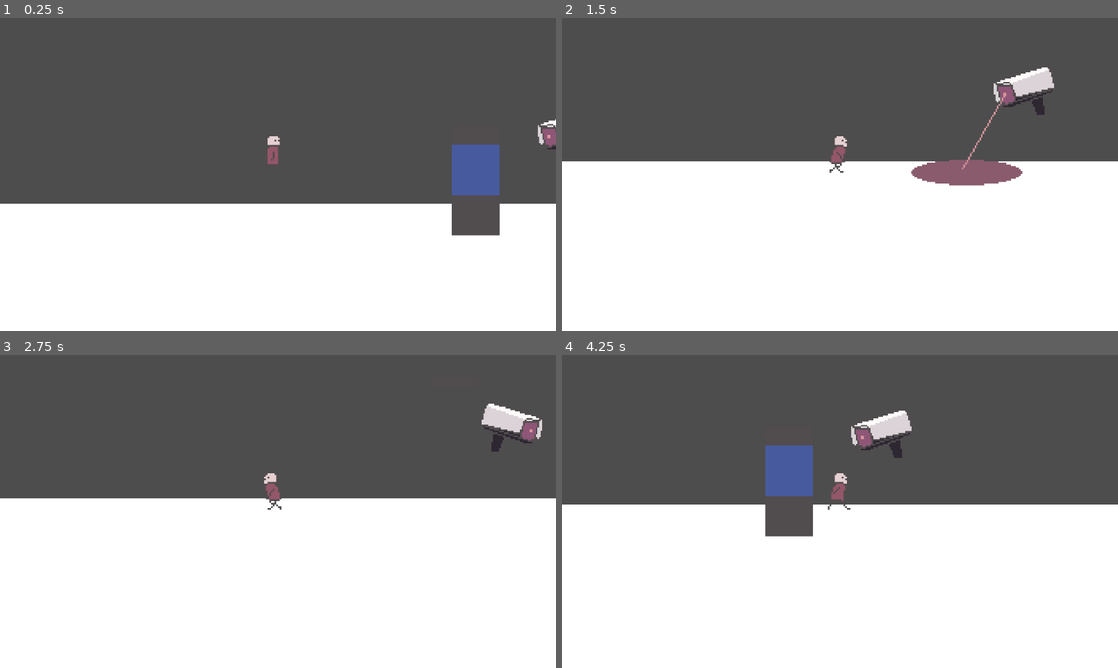
Above: before the commit, frames 1-4 (two rows, left to right).
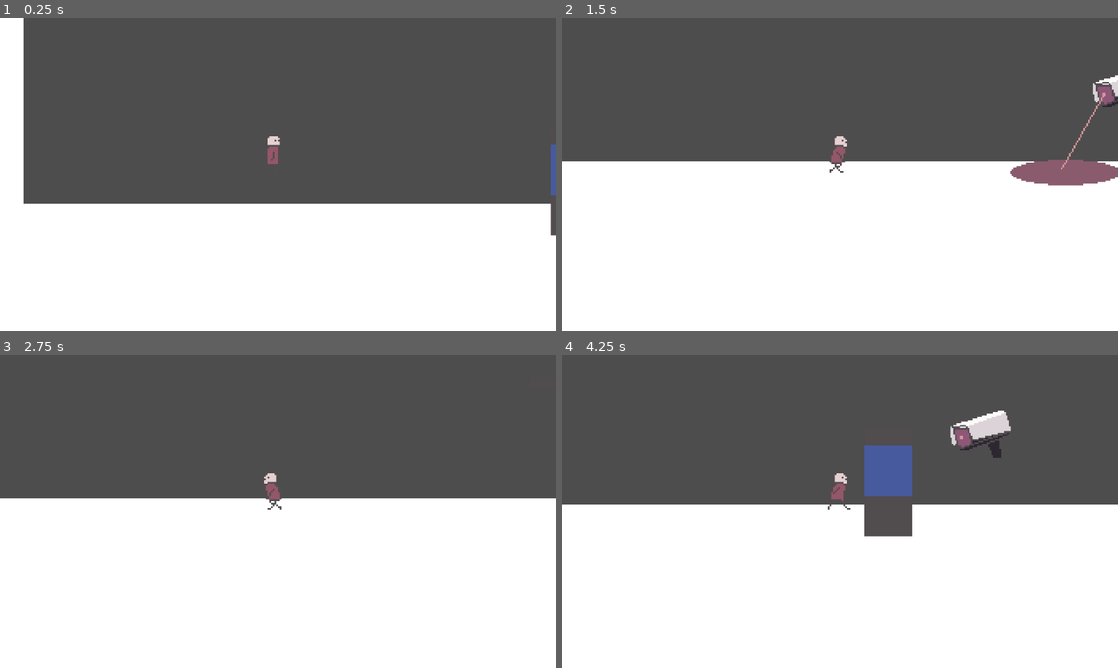
Above: after the commit, the same moments.

Repository: asierpernias/little-guy
Game: Godot game, scene res://scenes/main.tscn
The game is run twice, just before and just after one commit, with the same random seed, the same clock (stepped at 60 frames per second) and the same inputs.
Inputs:
- Up to frame 1 (0.25 s): no input
- Up to frame 2 (1.5 s): tap Enter (ui_accept) at 0.5, 0.77 s; hold Right (ui_right) from 0.53 s (still down)
- Up to frame 3 (2.75 s): tap Enter (ui_accept) at 1.52 s; release Right (ui_right) at 2.03 s; hold Left (ui_left) from 2.03 s (still down)
- Up to frame 4 (4.25 s): release Left (ui_left) at 2.78 s; hold Right (ui_right) from 2.78 s (still down); tap Enter (ui_accept) at 3.02, 3.77 s

The runs differ from the first frame. In frame 1, 5.3% of the frame differs, in the area x 0-100%, y 0-70%; in frame 2, 3.7%; in frame 3, 0.9%; in frame 4, 6.2%, in the area x 36-81%, y 17-58%.

Commit message:
Respawn logic

Diff:
--- a/project.godot
+++ b/project.godot
@@ -15,6 +15,10 @@
 config/features=PackedStringArray("4.7", "GL Compatibility")
 config/icon="res://assets/icon.svg"
 
+[autoload]
+
+Respawn="*uid://b3m424fmuq50i"
+
 [display]
 
 window/size/viewport_width=320
@@ -24,7 +28,7 @@
 
 [editor_plugins]
 
-enabled=PackedStringArray("res://addons/godot_super-wakatime/plugin.cfg")
+enabled=PackedStringArray()
 
 [physics]
 
--- /dev/null
+++ b/respawn.gd
@@ -0,0 +1,57 @@
+
+extends CanvasLayer
+
+signal respawn_started
+signal player_teleported
+signal respawn_finished
+
+var fade_in = 0.4
+var wait_time = 0.3
+var fade_out = 0.4
+
+var checkpoint = Vector2.ZERO
+var has_checkpoint = false
+var respawning = false
+
+var rect
+
+func _ready():
+	layer = 100
+	process_mode = Node.PROCESS_MODE_ALWAYS
+	rect = ColorRect.new()
+	rect.color = Color(0, 0, 0, 0)
+	rect.mouse_filter = Control.MOUSE_FILTER_IGNORE
+	add_child(rect)
+	rect.set_anchors_and_offsets_preset(Control.PRESET_FULL_RECT)
+	await get_tree().process_frame
+	var player = get_tree().get_first_node_in_group("player")
+	if player != null and not has_checkpoint:
+		checkpoint = player.global_position
+		has_checkpoint = true
+
+func set_checkpoint(pos):
+	checkpoint = pos
+	has_checkpoint = true
+
+func respawn_player(player, color = Color.BLACK):
+	if respawning or player == null or not has_checkpoint:
+		return
+	respawning = true
+	respawn_started.emit()
+	var old_mode = player.process_mode
+	player.process_mode = Node.PROCESS_MODE_DISABLED
+	rect.color = Color(color.r, color.g, color.b, 0)
+	var tween = create_tween()
+	tween.tween_property(rect, "color:a", 1.0, fade_in)
+	await tween.finished
+	player.global_position = checkpoint
+	if player is CharacterBody2D:
+		player.velocity = Vector2.ZERO
+	player_teleported.emit()
+	await get_tree().create_timer(wait_time).timeout
+	player.process_mode = old_mode
+	tween = create_tween()
+	tween.tween_property(rect, "color:a", 0.0, fade_out)
+	await tween.finished
+	respawning = false
+	respawn_finished.emit()
--- a/scenes/camera.gd
+++ b/scenes/camera.gd
@@ -1,25 +1,47 @@
-
 extends Camera2D
 
-@export var player: Node2D
-@export var speed = 6.0
-@export var mirar = 0.0
+@export_group("Target")
+@export var target: Node2D
 
-var extra = Vector2.ZERO
+@export_group("Follow")
+@export var follow_speed: float = 6.0
+@export var offset_from_target: Vector2 = Vector2.ZERO
 
-func _ready():
-	if player == null:
-		player = get_tree().get_first_node_in_group("player")
-	if player == null:
-		print("The player couldnt be found")
+@export_group("Look ahead")
+@export var look_ahead_distance: float = 0.0
+@export var look_ahead_speed: float = 4.0
+
+var look_ahead_offset: Vector2 = Vector2.ZERO
+
+
+func _ready() -> void:
+	if target == null:
+		target = get_tree().get_first_node_in_group("player") as Node2D
+
+	if target == null:
+		print("camera_follow ERROR: no target assigned and no node found in group 'player'")
 		set_physics_process(false)
 		return
-	global_position = player.global_position + offset
+
+	global_position = target.global_position + offset_from_target
 	make_current()
-func _physics_process(delta):
-	var pos = player.global_position + offset
-	if mirar > 0 and player is CharacterBody2D:
-		var dir = player.velocity.normalized()
-		extra = dir * mirar
-		pos += extra
-	global_position = pos
+
+	Respawn.player_teleported.connect(_snap_to_target)
+
+
+func _snap_to_target() -> void:
+	look_ahead_offset = Vector2.ZERO
+	global_position = target.global_position + offset_from_target
+
+
+func _physics_process(delta: float) -> void:
+	var desired_position: Vector2 = target.global_position + offset_from_target
+
+	if look_ahead_distance > 0.0 and target is CharacterBody2D:
+		var move_direction: Vector2 = (target as CharacterBody2D).velocity.normalized()
+		var look_weight: float = 1.0 - exp(-look_ahead_speed * delta)
+		look_ahead_offset = look_ahead_offset.lerp(move_direction * look_ahead_distance, look_weight)
+		desired_position += look_ahead_offset
+
+	var follow_weight: float = 1.0 - exp(-follow_speed * delta)
+	global_position = global_position.lerp(desired_position, follow_weight)
--- /dev/null
+++ b/scenes/checkpoint.gd
@@ -0,0 +1,52 @@
+
+extends Area2D
+
+@export var offset = Vector2.ZERO
+@export var color_off = Color(1, 0.5, 0.5)
+@export var color_on = Color(0.5, 1, 0.5)
+@export var mostrar = true
+@export var tamano = Vector2(4, 24)
+
+var forma = null
+var usado = false
+
+func _ready():
+	modulate = color_off
+
+	for hijo in get_children():
+		if hijo is CollisionShape2D or hijo is CollisionPolygon2D:
+			forma = hijo
+			break
+
+	body_entered.connect(_on_body_entered)
+	queue_redraw()
+
+func get_point():
+	if forma != null:
+		return forma.global_position + offset
+	return global_position + offset
+
+func _draw():
+	if not mostrar:
+		return
+
+	var pos = Vector2.ZERO
+	if forma != null:
+		pos = forma.position
+
+	draw_rect(Rect2(pos.x - tamano.x / 2, pos.y - tamano.y, tamano.x, tamano.y), Color.WHITE)
+	draw_rect(Rect2(pos.x + tamano.x / 2, pos.y - tamano.y, tamano.y / 2, tamano.y * 0.35), Color.WHITE)
+
+func _on_body_entered(body):
+	if usado:
+		return
+
+	if body is CharacterBody2D and (body.is_in_group("player") or body.name.to_lower() == "player"):
+		var respawn = get_node_or_null("/root/Respawn")
+
+		if respawn != null:
+			usado = true
+			respawn.set_checkpoint(get_point())
+			modulate = color_on
+		else:
+			print("Respwn was not found")
--- a/scenes/main.tscn
+++ b/scenes/main.tscn
@@ -1,5 +1,6 @@
 [gd_scene format=3 uid="uid://bnmgkv0cklw0a"]
 
+[ext_resource type="Script" uid="uid://cfyvwwaq6blul" path="res://scenes/checkpoint.gd" id="1_jyhfs"]
 [ext_resource type="PackedScene" uid="uid://i3xnphtxlebj" path="res://scenes/player.tscn" id="1_o5qli"]
 [ext_resource type="PackedScene" uid="uid://dwryd7tbgrbel" path="res://scenes/security_camera.tscn" id="2_sugp2"]
 [ext_resource type="Script" uid="uid://cdlrpfv6qcusj" path="res://scenes/camera.gd" id="3_sugp2"]
@@ -8,6 +9,9 @@
 size = Vector2(1108, 26)
 
 [sub_resource type="CanvasTexture" id="CanvasTexture_tmsv7"]
+
+[sub_resource type="RectangleShape2D" id="RectangleShape2D_82po7"]
+size = Vector2(25.5, 20)
 
 [node name="main" type="Node2D" unique_id=1244500291]
 
@@ -38,11 +42,19 @@
 scale = Vector2(-896.03174, -184.09105)
 texture = SubResource("CanvasTexture_tmsv7")
 
+[node name="Checkpoint" type="Area2D" parent="Level" unique_id=2052593636]
+script = ExtResource("1_jyhfs")
+
+[node name="CollisionShape2D" type="CollisionShape2D" parent="Level/Checkpoint" unique_id=1725024726]
+position = Vector2(465, 150)
+shape = SubResource("RectangleShape2D_82po7")
+debug_color = Color(0, 0, 0, 0.41960785)
+
 [node name="Security_camera" parent="." unique_id=1475190332 instance=ExtResource("2_sugp2")]
 position = Vector2(158, 126)
 
 [node name="player" parent="." unique_id=1194807777 groups=["player"] instance=ExtResource("1_o5qli")]
-position = Vector2(15, 116)
+position = Vector2(-42, 116)
 
 [node name="Camera" type="Camera2D" parent="player" unique_id=1331877594]
 position = Vector2(-15, -116)
--- a/scenes/security_camera.gd
+++ b/scenes/security_camera.gd
@@ -5,6 +5,10 @@
 
 @export_group("Surveillance")
 @export var frame_duration: float = 1.0
+
+@export_group("Detection response")
+@export var respawn_on_detect: bool = true
+@export var respawn_color: Color = Color(0.7, 0.0, 0.0)
 
 @export_group("Position correction (sprite)")
 @export var frame_0_offset: Vector2 = Vector2.ZERO
@@ -32,6 +36,7 @@
 var timer: float = 0.0
 var collision_base_position: Vector2 = Vector2.ZERO
 
+var player_body: Node2D
 var player_inside: bool = false
 var is_detected: bool = false
 
@@ -126,10 +131,10 @@
 	is_detected = now_detected
 
 	if is_detected:
-		print("The camera has detected the player!")
 		player_detected.emit()
+		if respawn_on_detect and player_body != null:
+			Respawn.respawn_player(player_body, respawn_color)
 	else:
-		print("The camera has lost sight of the player.")
 		player_lost.emit()
 
 
@@ -141,6 +146,7 @@
 
 func _on_detection_area_body_entered(body: Node2D) -> void:
 	if _is_player(body):
+		player_body = body
 		player_inside = true
 		refresh_detection()
 
Not shown, added: respawn.gd.uid
Not shown, added: scenes/checkpoint.gd.uid
